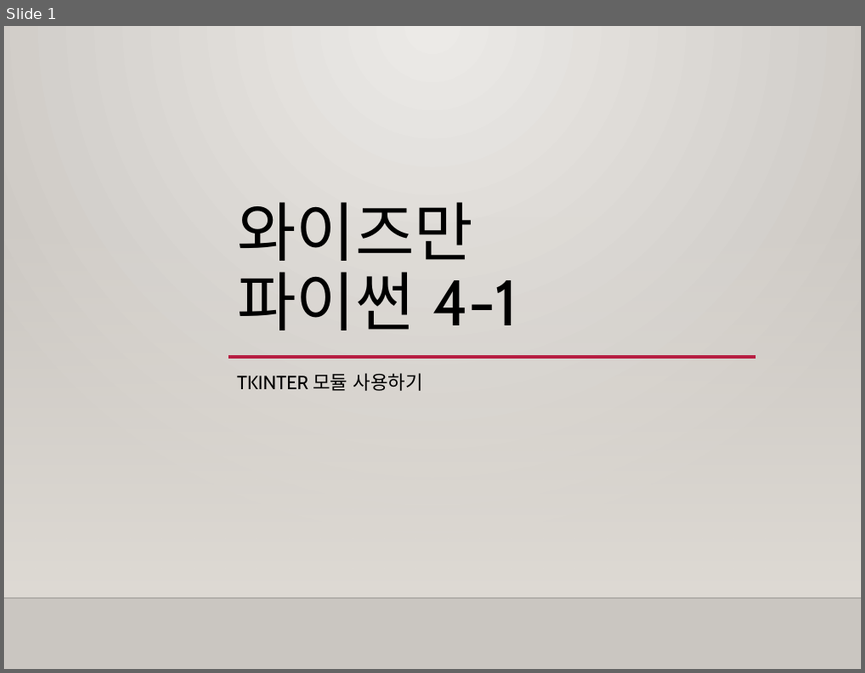
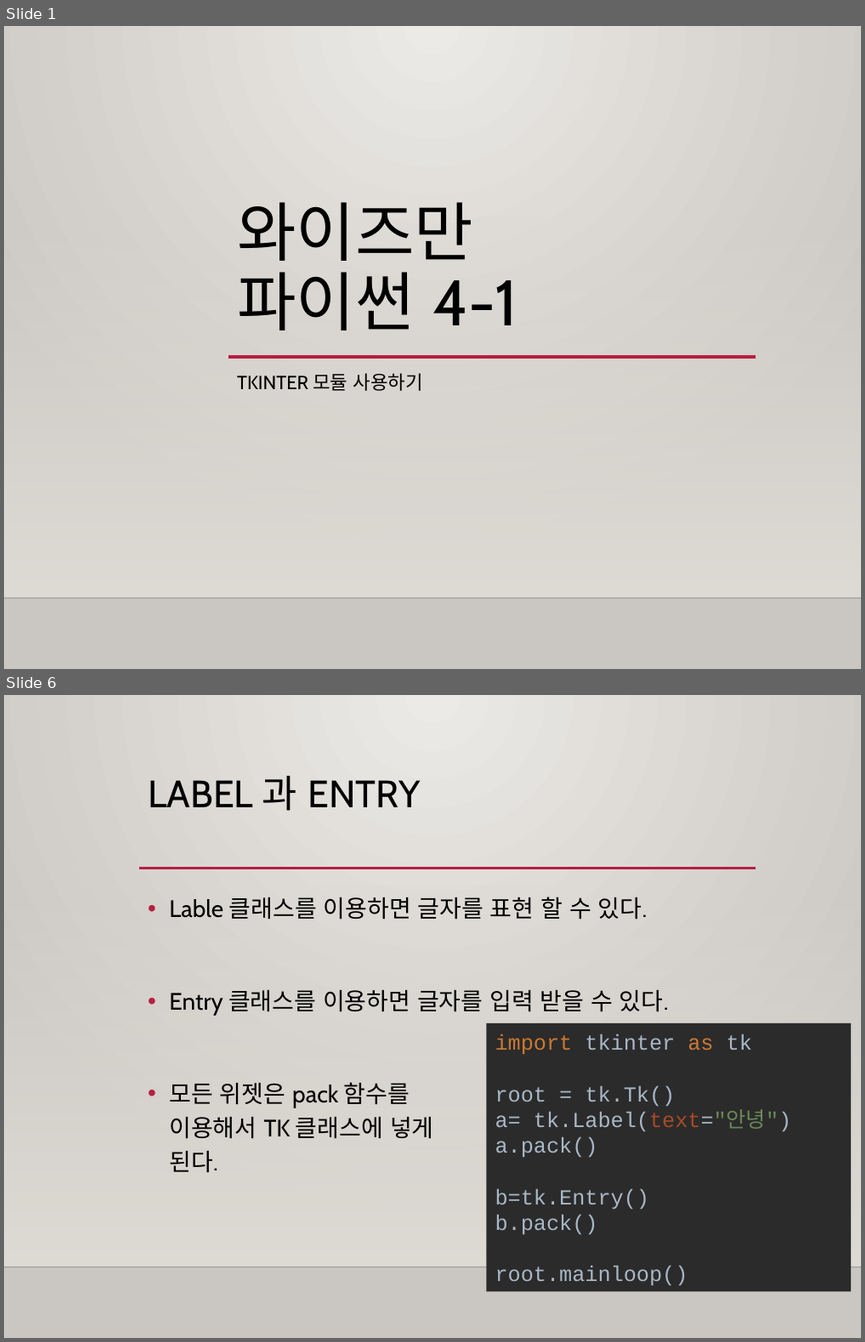
Before and after one commit to freshmea/weizman_python_class, a slide deck: textbook/파이썬4-1교시.pptx. Shown one above the other, each under a label of ours: slide 1 before the commit, slides 1 and 6 after it; the slides between them are not shown. The pictures are 865x673 and 865x1342 pixels, drawn with LibreOffice and Linux fonts; fonts in the diff are those of the drawing; background and template pictures are left out. Boxes give left, top, right and bottom in pixels: in the first picture for what was removed or moved away, otherwise in the second. Text is boxed around its words. In the diff, an @@ line names an element or a change of style, - is before the commit and + after.

```diff
--- a/textbook/파이썬4-1교시.pptx
+++ b/textbook/파이썬4-1교시.pptx
@@ slide 6 added at box(4, 695, 861, 1338), background gradient #ECEAE7 to #CAC7C1; not listed: 2 template elements that a slide beside it also shows @@
@@ title added at box(148, 776, 420, 811), 32 pt, text #000000 @@
+LABEL 과 ENTRY
@@ line added from (139, 868) to (755, 868), #B71E42 2.5 pt @@
@@ text added at box(169, 896, 669, 1173), 20 pt, text #000000 @@
+• Lable 클래스를 이용하면 글자를 표현 할 수 있다.
+• Entry 클래스를 이용하면 글자를 입력 받을 수 있다.
+• 모든 위젯은 pack 함수를
+  이용해서 TK 클래스에 넣게
+  된다.
@@ rectangle added at box(487, 1023, 851, 1292), fill #2B2B2B, 18 pt, text #A9B7C6 @@
+import tkinter as tk
+root = tk.Tk()
+a= tk.Label(text="안녕")
+a.pack()
+b=tk.Entry()
+b.pack()
+root.mainloop()
```
Also in this commit, not shown: 2 slides changed, 7 other slides added, 7 slides removed, 3 other files.
